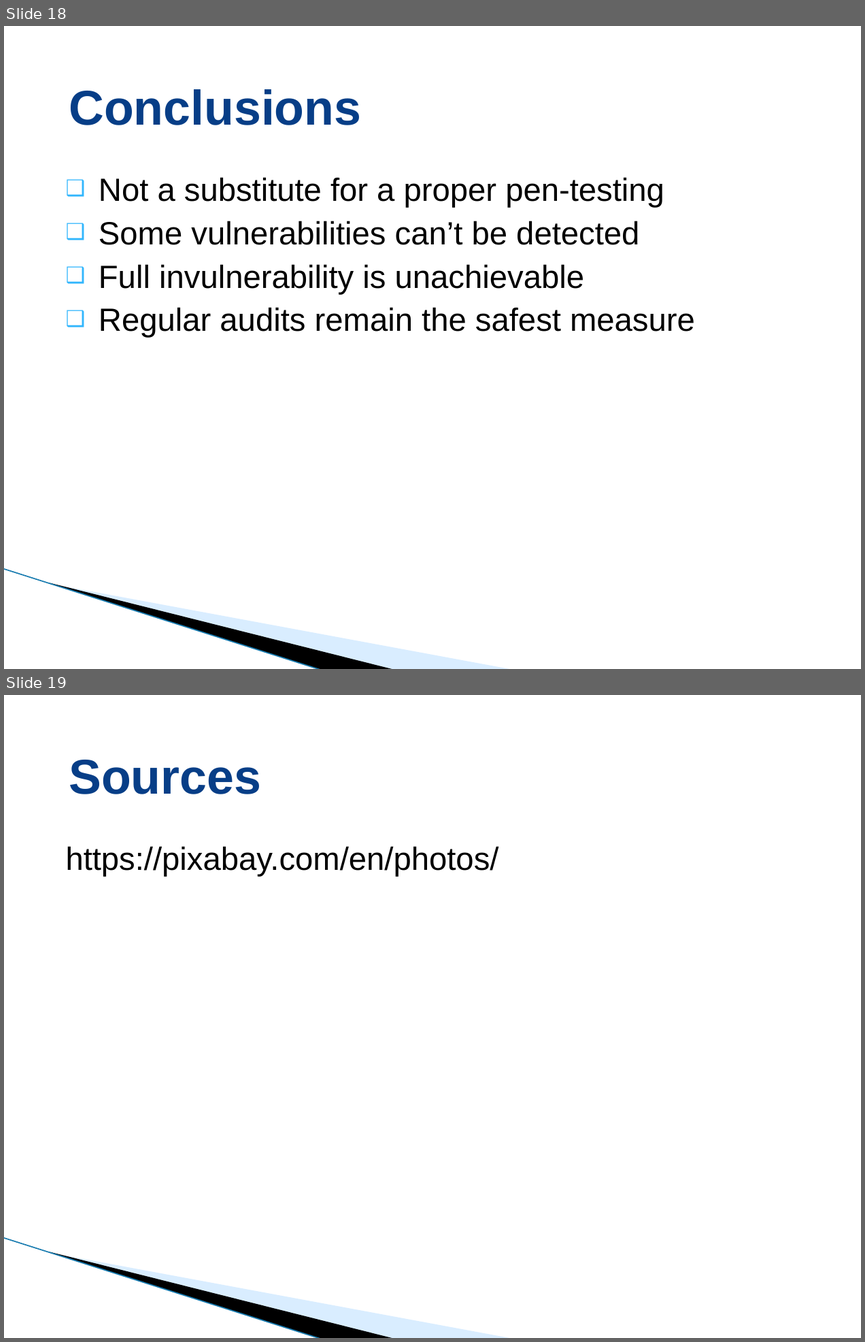
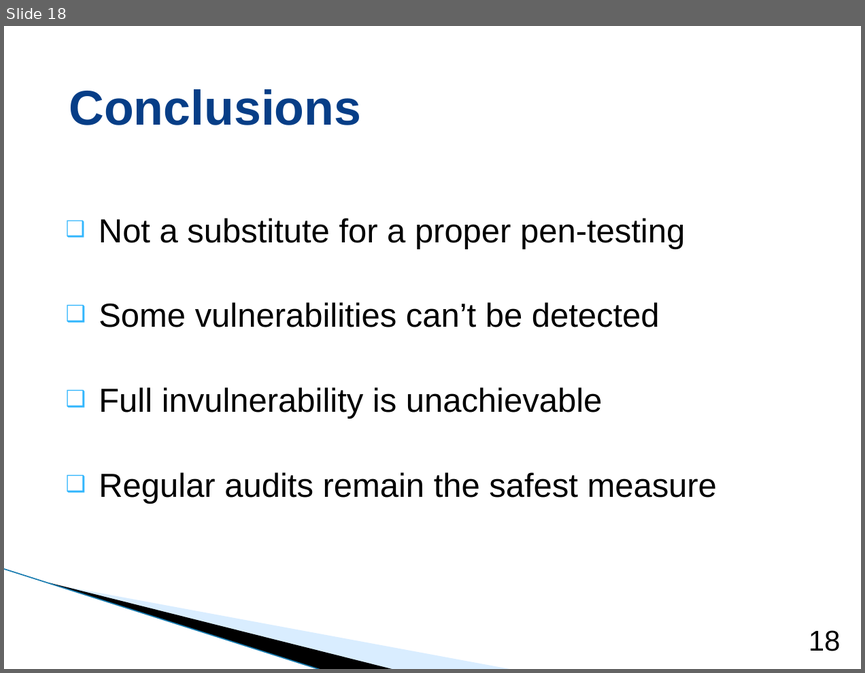
Before and after one commit to svm92/tfg, a slide deck: TFG - Samuel Vázquez.pptx. Shown one above the other, each under a label of ours: slides 18 and 19 before the commit, slide 18 after it. The pictures are 865x1342 and 865x673 pixels, drawn with LibreOffice and Linux fonts; fonts in the diff are those of the drawing; background and template pictures are left out. Boxes give left, top, right and bottom in pixels: in the first picture for what was removed or moved away, otherwise in the second. Text is boxed around its words. In the diff, an @@ line names an element or a change of style, - is before the commit and + after.

```diff
--- a/TFG - Samuel Vázquez.pptx
+++ b/TFG - Samuel Vázquez.pptx
@@ slide 19 removed at bbox=[4, 695, 861, 1338], background #FFFFFF; not listed: 3 template elements that a slide beside it also shows @@
@@ title removed at bbox=[69, 760, 261, 794] @@
-Sources
@@ text removed at bbox=[66, 846, 499, 877] @@
-https://pixabay.com/en/photos/
@@ slide 18 changed as well @@
@@ text "Not a substitute for a ..." at bbox=[99, 218, 717, 503]: size 27 to 28 pt; line spacing 1 to 2 @@
@@ page number added at bbox=[808, 630, 840, 651], 24 pt, text #000000 @@
+18
```
Also in this commit, not shown: 17 other slides changed, 13 slides added.
